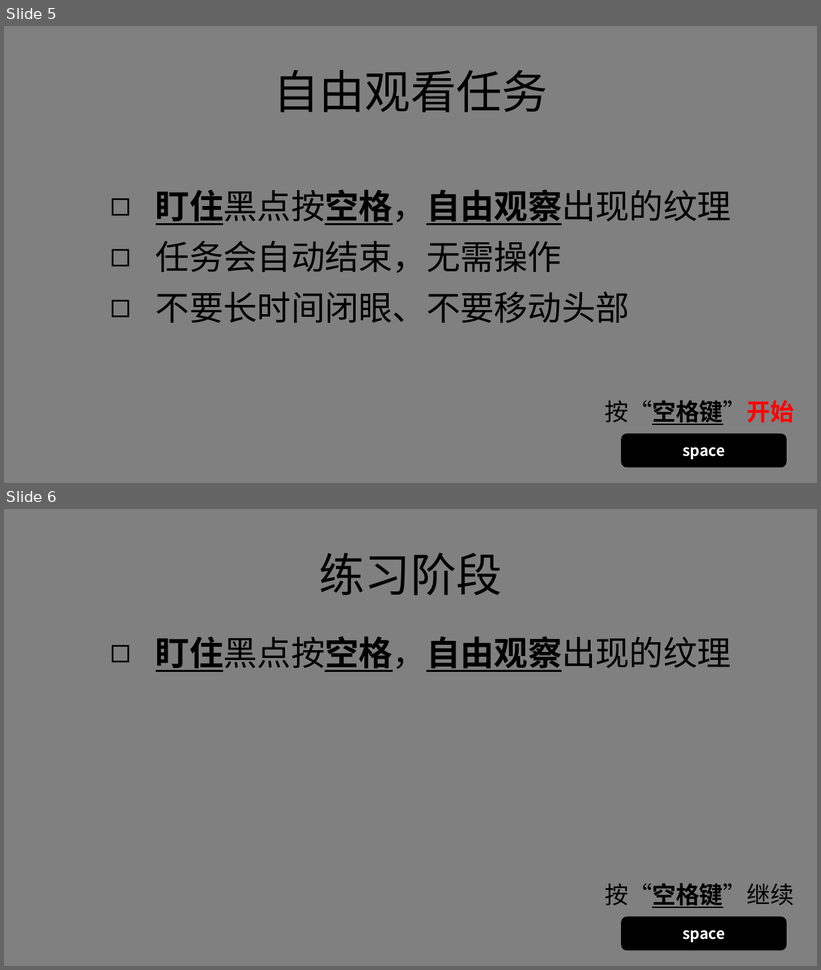
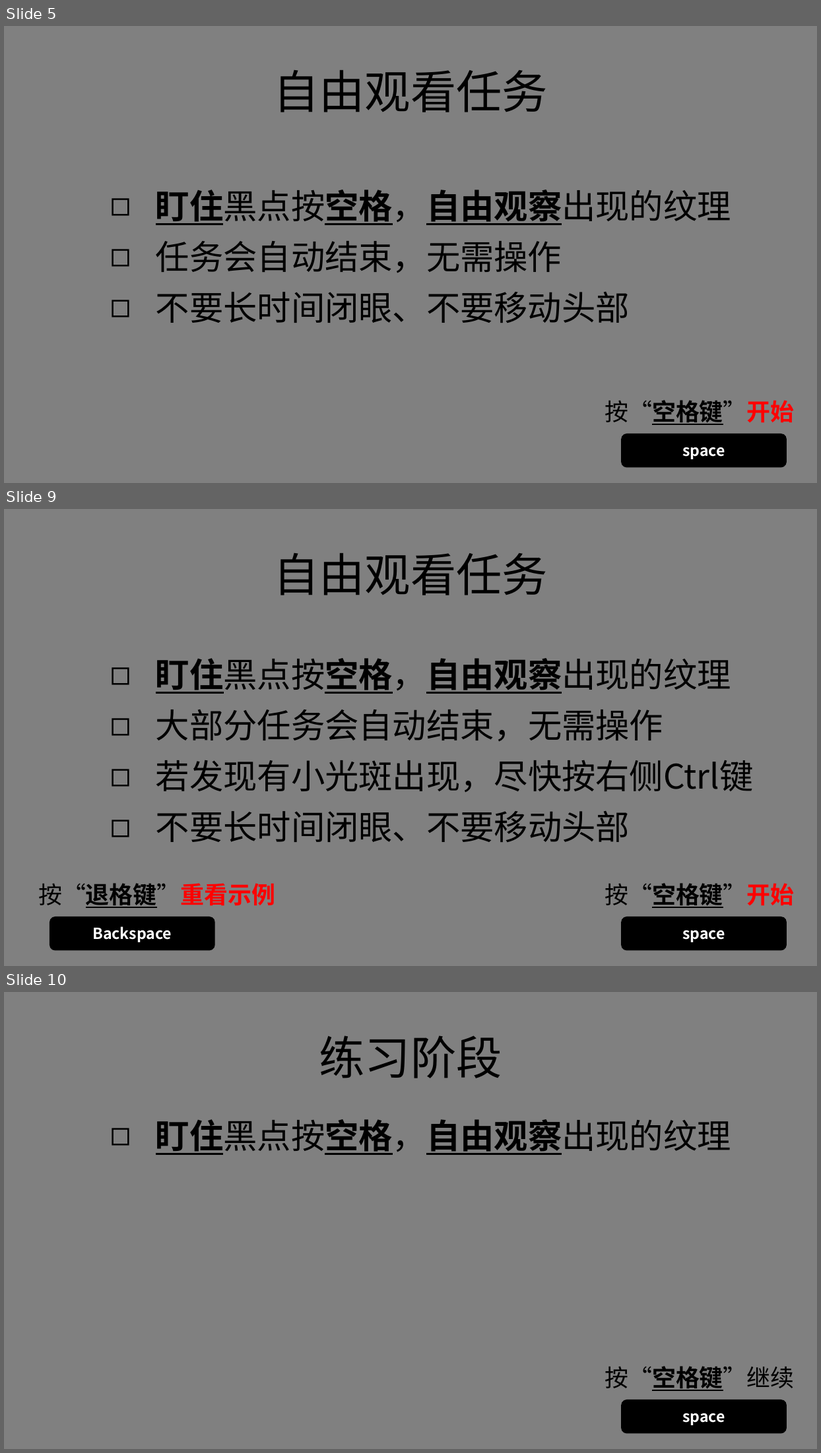
Before and after one commit to lyxose/FreeView, a slide deck: Instructions.pptx. Shown one above the other, each under a label of ours: slides 5 and 6 before the commit, slides 5, 9 and 10 after it; the slides between them are not shown. The pictures are 821x970 and 821x1453 pixels, drawn with LibreOffice and Linux fonts; fonts in the diff are those of the drawing. Boxes give left, top, right and bottom in pixels: in the first picture for what was removed or moved away, otherwise in the second. Text is boxed around its words. In the diff, an @@ line names an element or a change of style, - is before the commit and + after.

```diff
--- a/Instructions.pptx
+++ b/Instructions.pptx
@@ slide 9 added at box(4, 509, 817, 966), background #808080 @@
@@ text added at box(273, 553, 548, 595), 54 pt, text #000000 @@
+自由观看任务
@@ text added at box(156, 658, 754, 842), 40 pt, text #000000 @@
+◻ 盯住黑点按空格，自由观察出现的纹理
+◻ 大部分任务会自动结束，无需操作
+◻ 若发现有小光斑出现，尽快按右侧Ctrl键
+◻ 不要长时间闭眼、不要移动头部
@@ text added at box(38, 883, 275, 908), 28 pt, text #000000, bold @@
+按“退格键”重看示例
@@ text added at box(605, 883, 794, 908), 28 pt, text #000000, bold @@
+按“空格键”开始
@@ rounded rectangle added at box(50, 917, 215, 951), fill #000000, 18 pt, text #FFFFFF, bold @@
+Backspace
@@ rounded rectangle added at box(621, 917, 787, 951), fill #000000, 18 pt, text #FFFFFF, bold @@
+space
@@ what was slide 6 is now slide 10 @@
```
Also in this commit, not shown: 3 other slides added, 8 other files.
